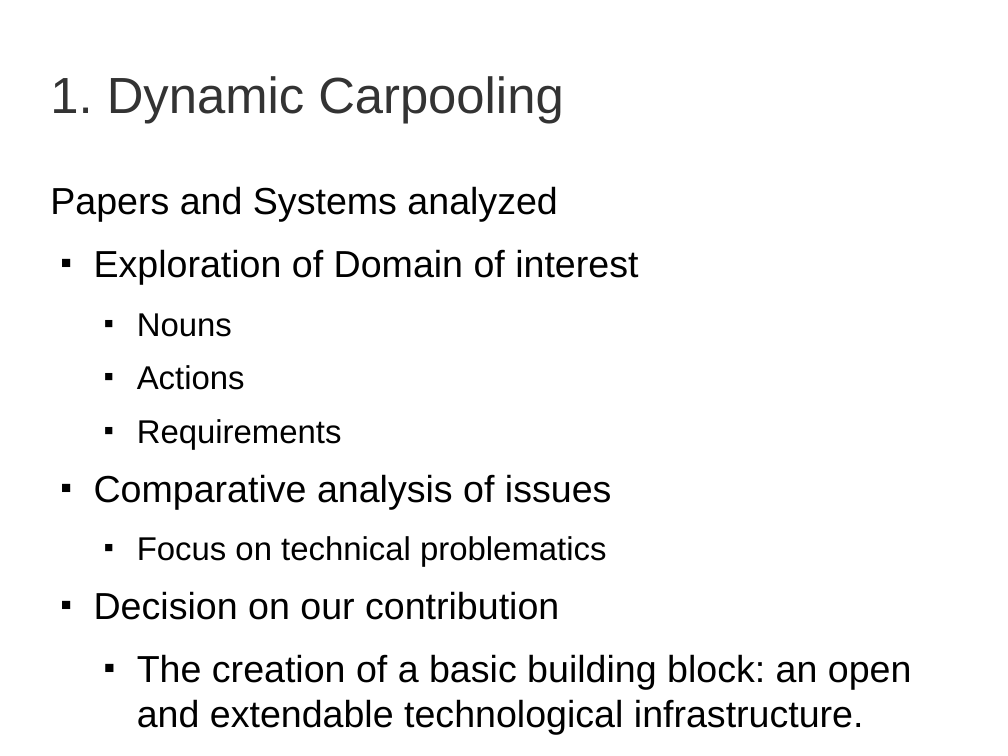
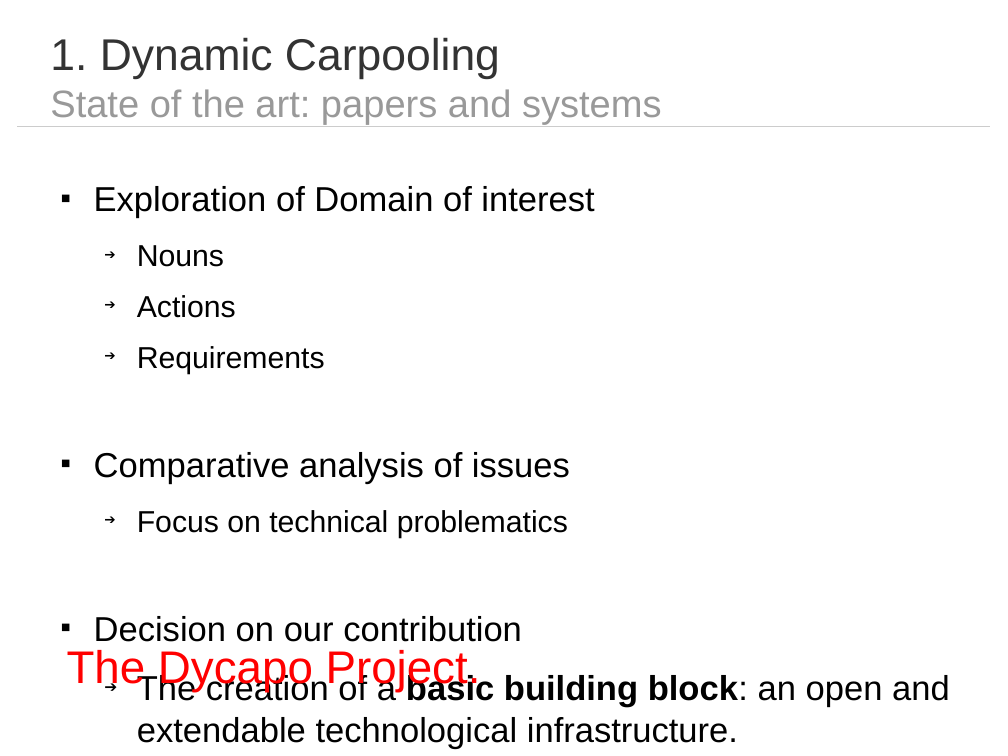
Before and after one commit to dgraziotin/dycapo-thesis, a slide deck: slide 5 of presentation/dycapo.odp. Drawn at 1008x756 pixels with LibreOffice and Linux fonts; fonts in the diff are those of the drawing. Boxes give left, top, right and bottom in pixels: in the first picture for what was removed or moved away, otherwise in the second. Text is boxed around its words. In the diff, an @@ line names an element or a change of style, - is before the commit and + after.

```diff
--- a/presentation/dycapo.odp
+++ b/presentation/dycapo.odp
@@ title at box(50, 37, 662, 125): text changed; size 40 to 30 pt; text colour #333333 to #999999 @@
-1. Dynamic Carpooling
+1. Dynamic Carpooling
+State of the art: papers and systems
@@ line added from (18, 126) to (991, 126), #CCCCCC 0 pt @@
@@ text at box(67, 186, 950, 749): paragraph removed @@
-  ■ The Dycapo Project
@@ text "Exploration of Domain of interest" at box(67, 186, 950, 749): size 29.6 to 27.2 pt in "Exploration of Domain of interest", "Comparative analysis of issues", "Decision on our contribution", "The creation of a basic building block: ..."; size 25.9 to 23.8 pt in "Nouns", "Actions", "Requirements", "Focus on technical problematics"; bold on in "basic building block:"; bullet ■ to ➔; more space between paragraphs @@
@@ text at box(50, 186, 557, 221): paragraph removed @@
-Papers and Systems analyzed
@@ text added at box(137, 650, 481, 701), 36 pt, text #FF0000 @@
+The Dycapo Project.
```
Also in this commit, not shown: 11 other slides changed, 1 slide added, 1 slide removed.
